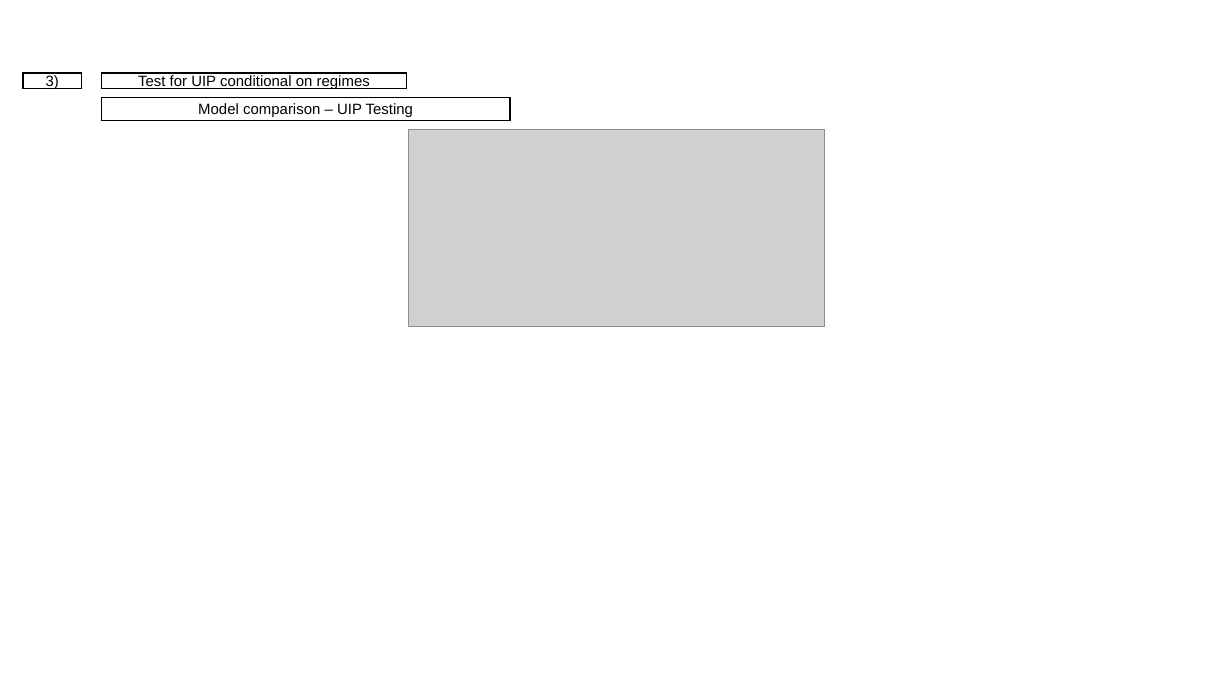
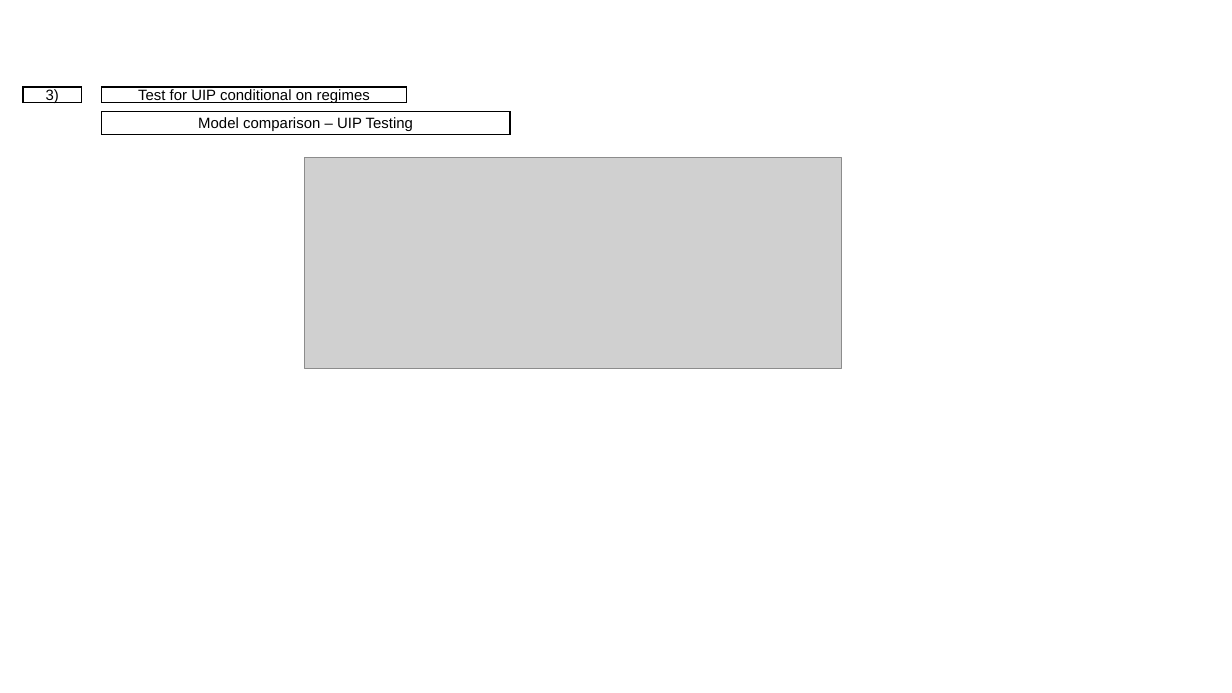
Before and after one commit to RobertHennings/Seminar, a slide deck: slide 13 of reports/presentation_pptx_version/PPTX_WiSo_Template.pptx. Drawn at 1232x693 pixels with LibreOffice and Linux fonts; fonts in the diff are those of the drawing; grey boxes stand for pictures; background and template pictures are left out. Boxes give left, top, right and bottom in pixels: in the first picture for what was removed or moved away, otherwise in the second. Text is boxed around its words. In the diff, an @@ line names an element or a change of style, - is before the commit and + after.

```diff
--- a/reports/presentation_pptx_version/PPTX_WiSo_Template.pptx
+++ b/reports/presentation_pptx_version/PPTX_WiSo_Template.pptx
@@ 3 rectangles: place and size @@
-3 rectangles at <box>23,73,509,121</box>
+3 rectangles at <box>23,87,509,135</box>
@@ picture: place and size @@
-picture at <box>409,129,824,327</box>
+picture at <box>304,157,841,369</box>
```
Also in this commit, not shown: 4 other slides changed, 19 other files.
